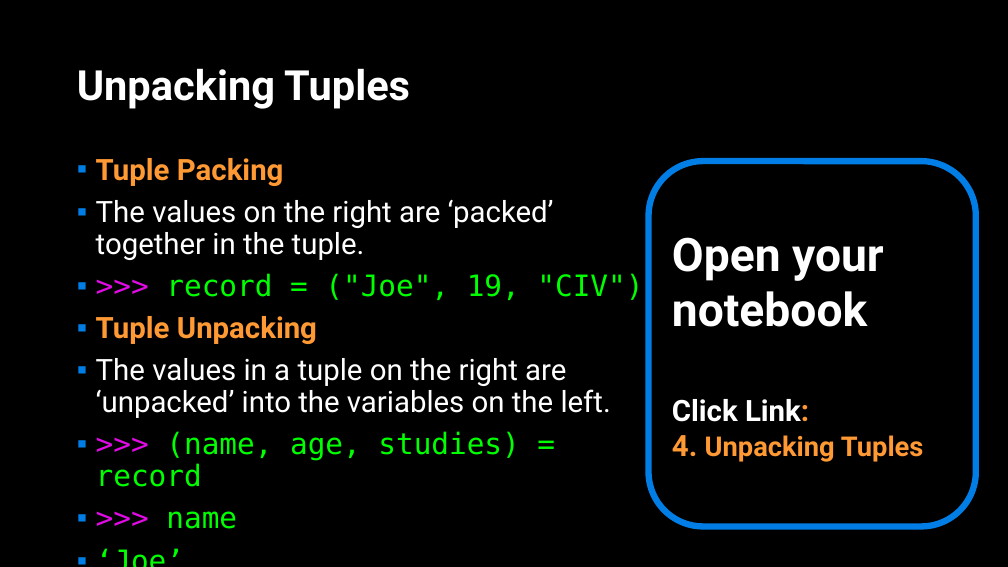
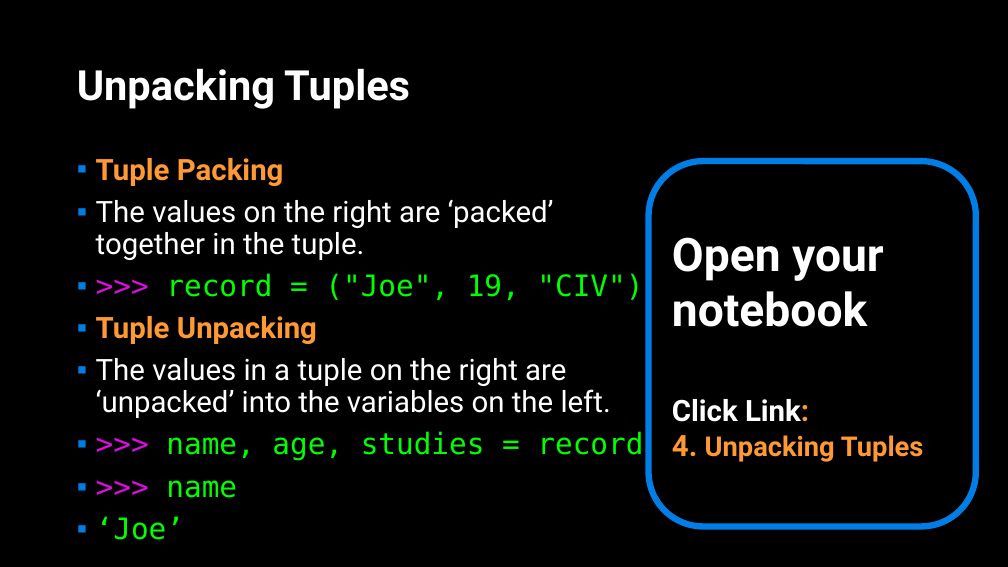
Before and after one commit to APS106/APS106-winter-2022-material, a slide deck: slide 10 of lectures/week8/lecture1/slides/week8_lecture1.pptx. Drawn at 1008x567 pixels with LibreOffice and Linux fonts; fonts in the diff are those of the drawing; background and template pictures are left out. Boxes give left, top, right and bottom in pixels: in the first picture for what was removed or moved away, otherwise in the second. Text is boxed around its words. In the diff, an @@ line names an element or a change of style, - is before the commit and + after.

```diff
--- a/lectures/week8/lecture1/slides/week8_lecture1.pptx
+++ b/lectures/week8/lecture1/slides/week8_lecture1.pptx
@@ text at box(166, 431, 643, 461): text changed @@
-▪ >>> (name, age, studies) = record
+▪ >>> name, age, studies = record
```
Also in this commit, not shown: 6 other slides changed, 1 slide removed, 6 other files.
